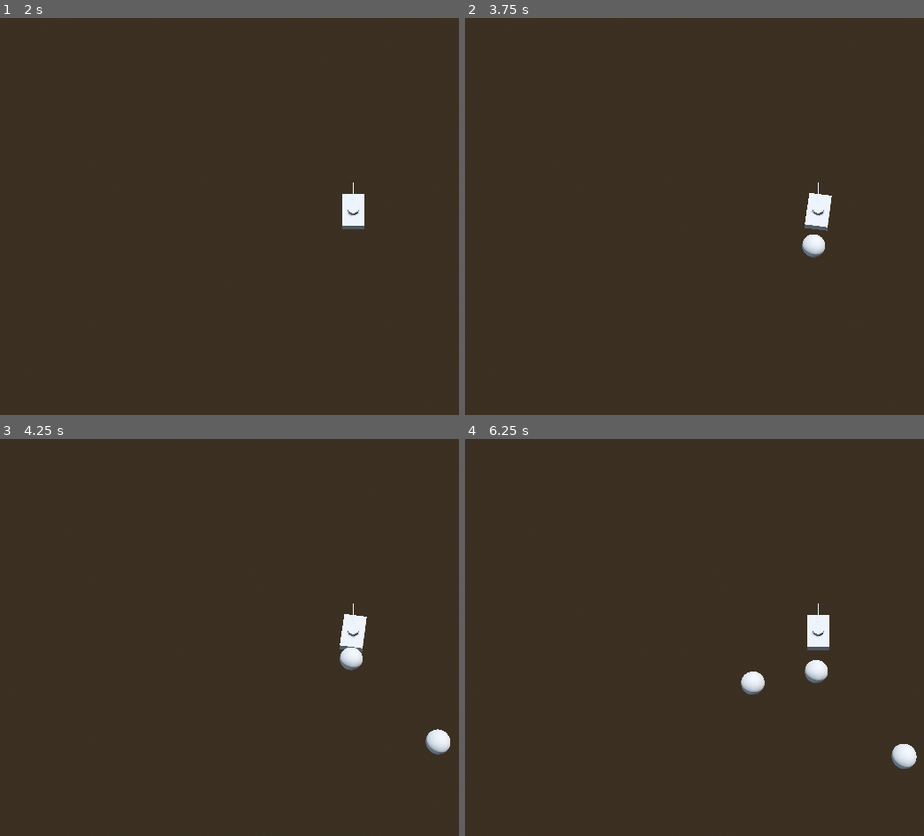
Above: before the commit, frames 1-4 (two rows, left to right).
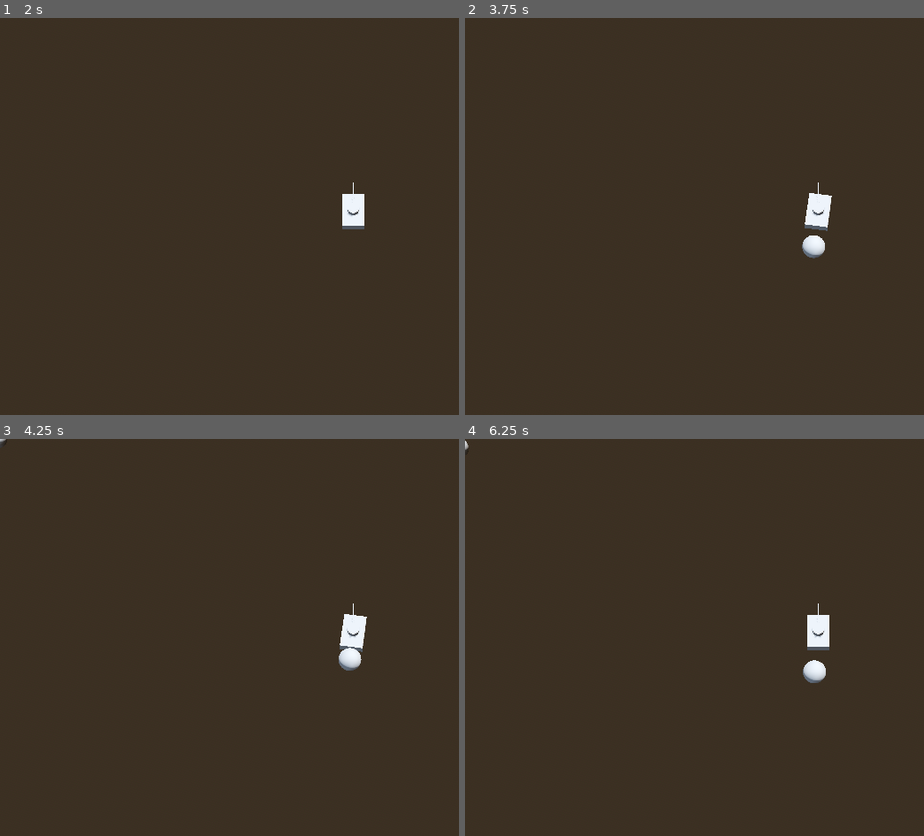
Above: after the commit, the same moments.

Repository: nmfightmaster/tank-survivor
Game: Godot game, scene res://scenes/game.tscn
The game is run twice, just before and just after one commit, with the same random seed, the same clock (stepped at 60 frames per second) and the same inputs.
Inputs:
- Up to frame 1 (2 s): tap Enter at 0.5 s; hold W (move_forward) 0.53-1.28 s; tap D (turn_clockwise) at 0.6 s; tap Space at 1.25 s; hold S (move_backward) from 1.28 s (still down); tap A (turn_counter_clockwise) at 1.35 s
- Up to frame 2 (3.75 s): tap Enter at 2 s; release S (move_backward) at 2.03 s; hold W (move_forward) 2.03-3.53 s; tap D (turn_clockwise) at 2.1, 3.6 s; tap A (turn_counter_clockwise) at 2.85 s; hold S (move_backward) from 3.53 s (still down)
- Up to frame 3 (4.25 s): keep holding S (move_backward)
- Up to frame 4 (6.25 s): tap A (turn_counter_clockwise) at 4.35, 5.85 s; tap Space at 5 s; tap D (turn_clockwise) at 5.1 s; tap Enter at 5.75 s; release S (move_backward) at 5.78 s; hold W (move_forward) from 5.78 s (still down)

Frame 1 is identical in both runs. In frame 2, less than 0.1% of the frame differs, in the area x 73-79%, y 48-61%; in frame 3, 0.3%; in frame 4, 0.6%, in the area x 0-99%, y 0-84%.

Commit message:
mob spawning on path

Diff:
--- a/scenes/game.tscn
+++ b/scenes/game.tscn
@@ -1,8 +1,7 @@
-[gd_scene load_steps=7 format=3 uid="uid://l17o1eiegs8i"]
+[gd_scene load_steps=6 format=3 uid="uid://l17o1eiegs8i"]
 
 [ext_resource type="PackedScene" uid="uid://b3pdxmdq6t8su" path="res://scenes/floor.tscn" id="1_uwrxv"]
 [ext_resource type="PackedScene" uid="uid://bjp2xgds1j05w" path="res://scenes/player.tscn" id="2_yqjtg"]
-[ext_resource type="PackedScene" uid="uid://cmuffuqth4y7k" path="res://scenes/mob_spawner.tscn" id="3_lnu2h"]
 
 [sub_resource type="ProceduralSkyMaterial" id="ProceduralSkyMaterial_mwb40"]
 sky_horizon_color = Color(0.66224277, 0.6717428, 0.6867428, 1)
@@ -30,5 +29,3 @@
 
 [node name="Player" parent="." instance=ExtResource("2_yqjtg")]
 transform = Transform3D(1, 0, 0, 0, 1, 0, 0, 0, 1, 0, 2.961763, 0)
-
-[node name="MobSpawner" parent="." instance=ExtResource("3_lnu2h")]
--- a/scenes/player.tscn
+++ b/scenes/player.tscn
@@ -1,12 +1,21 @@
-[gd_scene load_steps=6 format=3 uid="uid://bjp2xgds1j05w"]
+[gd_scene load_steps=8 format=3 uid="uid://bjp2xgds1j05w"]
 
 [ext_resource type="Script" uid="uid://bnqd1kjginpva" path="res://scripts/player.gd" id="1_dqkch"]
 [ext_resource type="PackedScene" uid="uid://wdu63qe4pi3i" path="res://scenes/body.tscn" id="1_qhqgy"]
 [ext_resource type="PackedScene" uid="uid://b3heriggt2bb0" path="res://scenes/turret.tscn" id="2_dqkch"]
 [ext_resource type="PackedScene" uid="uid://br8lhmc0lhflp" path="res://scenes/barrel.tscn" id="3_qlg0r"]
+[ext_resource type="PackedScene" uid="uid://cmuffuqth4y7k" path="res://scenes/mob_spawner.tscn" id="5_qlg0r"]
 
 [sub_resource type="BoxShape3D" id="BoxShape3D_qhqgy"]
 size = Vector3(4, 3, 6)
+
+[sub_resource type="Curve3D" id="Curve3D_dqkch"]
+closed = true
+_data = {
+"points": PackedVector3Array(0, 0, 0, 0, 0, 0, 75, 0, 75, 0, 0, 0, 0, 0, 0, 75, 0, -75, 0, 0, 0, 0, 0, 0, -75, 0, -75, 0, 0, 0, 0, 0, 0, -75, 0, 75),
+"tilts": PackedFloat32Array(0, 0, 0, 0)
+}
+point_count = 4
 
 [node name="Player" type="CharacterBody3D" node_paths=PackedStringArray("tank_body_mesh", "tank_turret_mesh", "tank_collision")]
 script = ExtResource("1_dqkch")
@@ -30,3 +39,13 @@
 [node name="CollisionShape3D" type="CollisionShape3D" parent="."]
 transform = Transform3D(1, 0, 0, 0, 1, 0, 0, 0, 1, 0, 0.5, 0)
 shape = SubResource("BoxShape3D_qhqgy")
+
+[node name="Path3D" type="Path3D" parent="."]
+curve = SubResource("Curve3D_dqkch")
+
+[node name="PathFollow3D" type="PathFollow3D" parent="Path3D"]
+transform = Transform3D(1, 0, 0, 0, 1, 0, 0, 0, 1, 75, 0, 75)
+
+[node name="MobSpawner" parent="." node_paths=PackedStringArray("spawn_path") instance=ExtResource("5_qlg0r")]
+transform = Transform3D(1, 0, 0, 0, 1, 0, 0, 0, 1, 75, 0, 75)
+spawn_path = NodePath("../Path3D/PathFollow3D")
--- a/scripts/mob_spawner.gd
+++ b/scripts/mob_spawner.gd
@@ -1,14 +1,15 @@
 extends Node3D
 
 @export var mob_scene: PackedScene
+
+@export var spawn_path: PathFollow3D
 
 func _on_timer_timeout() -> void:
 	spawn_mob()
 
 func spawn_mob() -> void:
-	var random_x = randf_range(-20.0, 20.0)
-	var random_z = randf_range(-20.0, 20.0)
+	var mob = mob_scene.instantiate()
 
-	var mob = mob_scene.instantiate()
-	add_child(mob)
-	mob.position = Vector3(random_x, 1.5, random_z)
+	spawn_path.progress_ratio = randf()
+	get_tree().current_scene.add_child(mob)
+	mob.global_position = spawn_path.global_position
